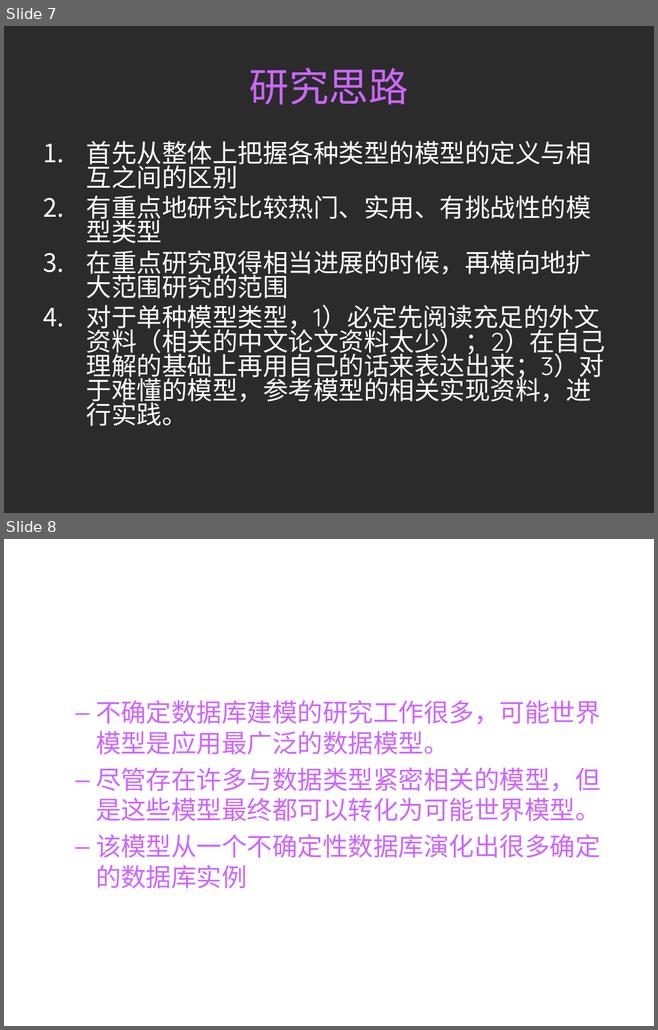
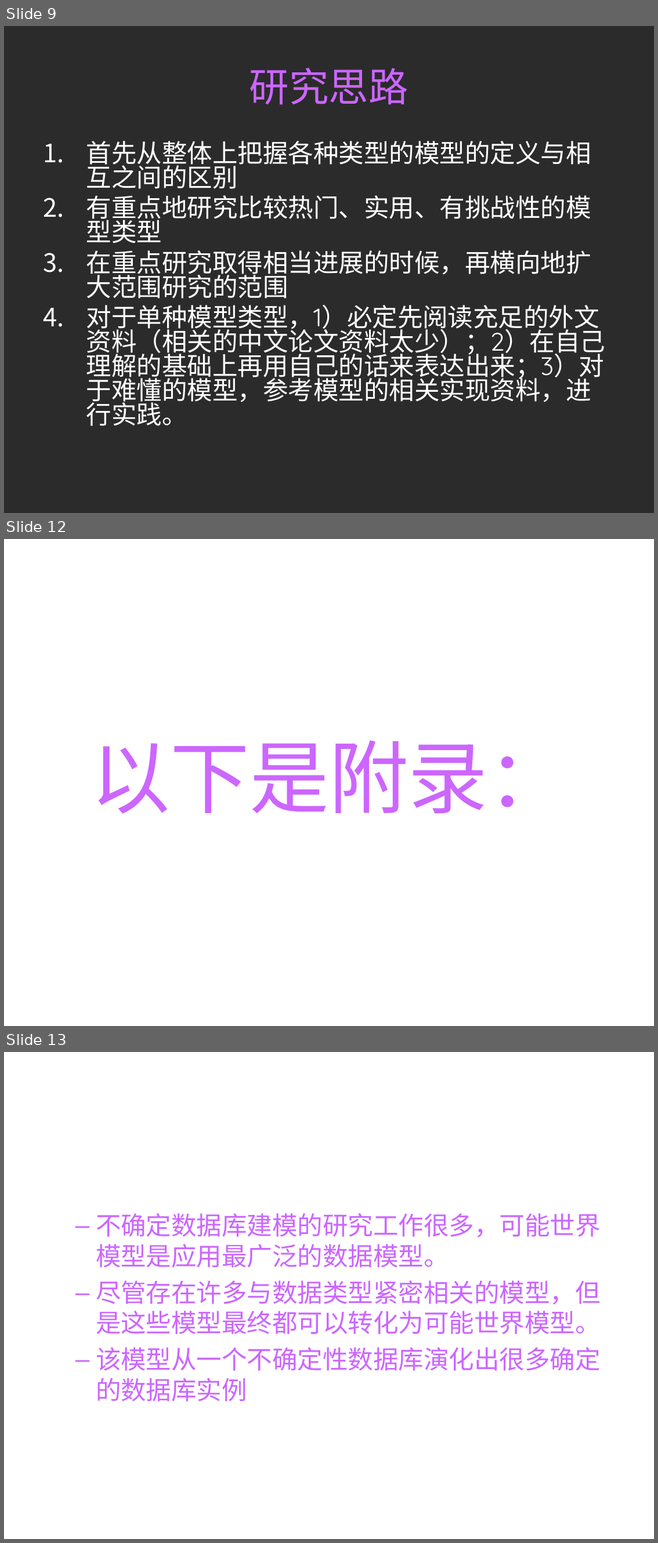
Before and after one commit to HiltonWei/wpstest, a slide deck: branches/江李科/资料整理与读书报告/答辩演示-不确定性数据的模型研究.ppt. Shown one above the other, each under a label of ours: slides 7 and 8 before the commit, slides 9, 12 and 13 after it; the slides between them are not shown. The pictures are 658x1030 and 658x1543 pixels, drawn with LibreOffice and Linux fonts; fonts in the diff are those of the drawing; background and template pictures are left out; a plain dark background stands for a picture behind light text. Boxes give left, top, right and bottom in pixels: in the first picture for what was removed or moved away, otherwise in the second. Text is boxed around its words. In the diff, an @@ line names an element or a change of style, - is before the commit and + after.

```diff
--- a/branches/江李科/资料整理与读书报告/答辩演示-不确定性数据的模型研究.ppt
+++ b/branches/江李科/资料整理与读书报告/答辩演示-不确定性数据的模型研究.ppt
@@ slide 12 added at (4,539,654,1026), background picture (left out) @@
@@ text added at (91,740,567,814), 88 pt, text #CC66FF @@
+以下是附录：
@@ what was slide 7 is now slide 9 @@
@@ what was slide 8 is now slide 13 @@
```
Also in this commit, not shown: 1 slide changed, 4 other slides added.
